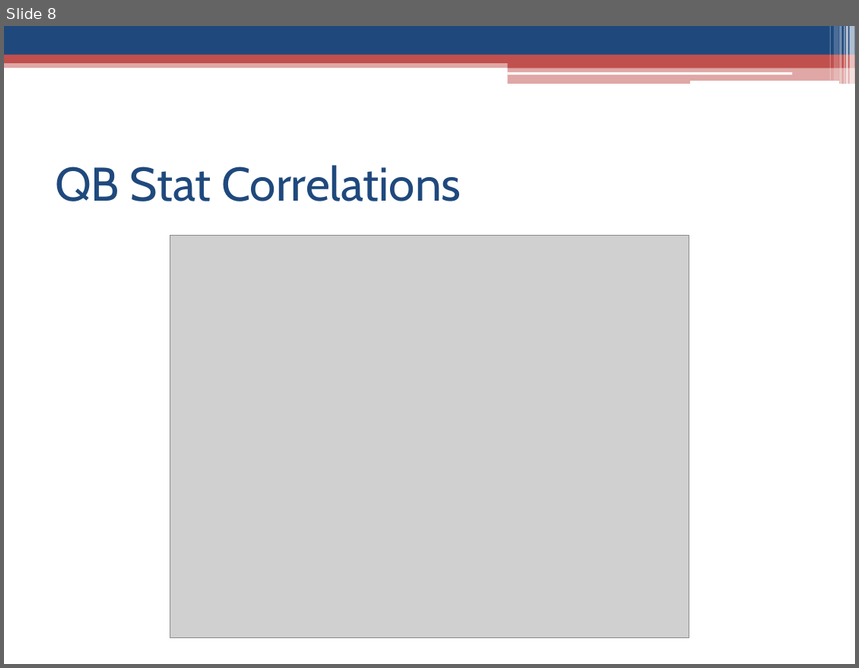
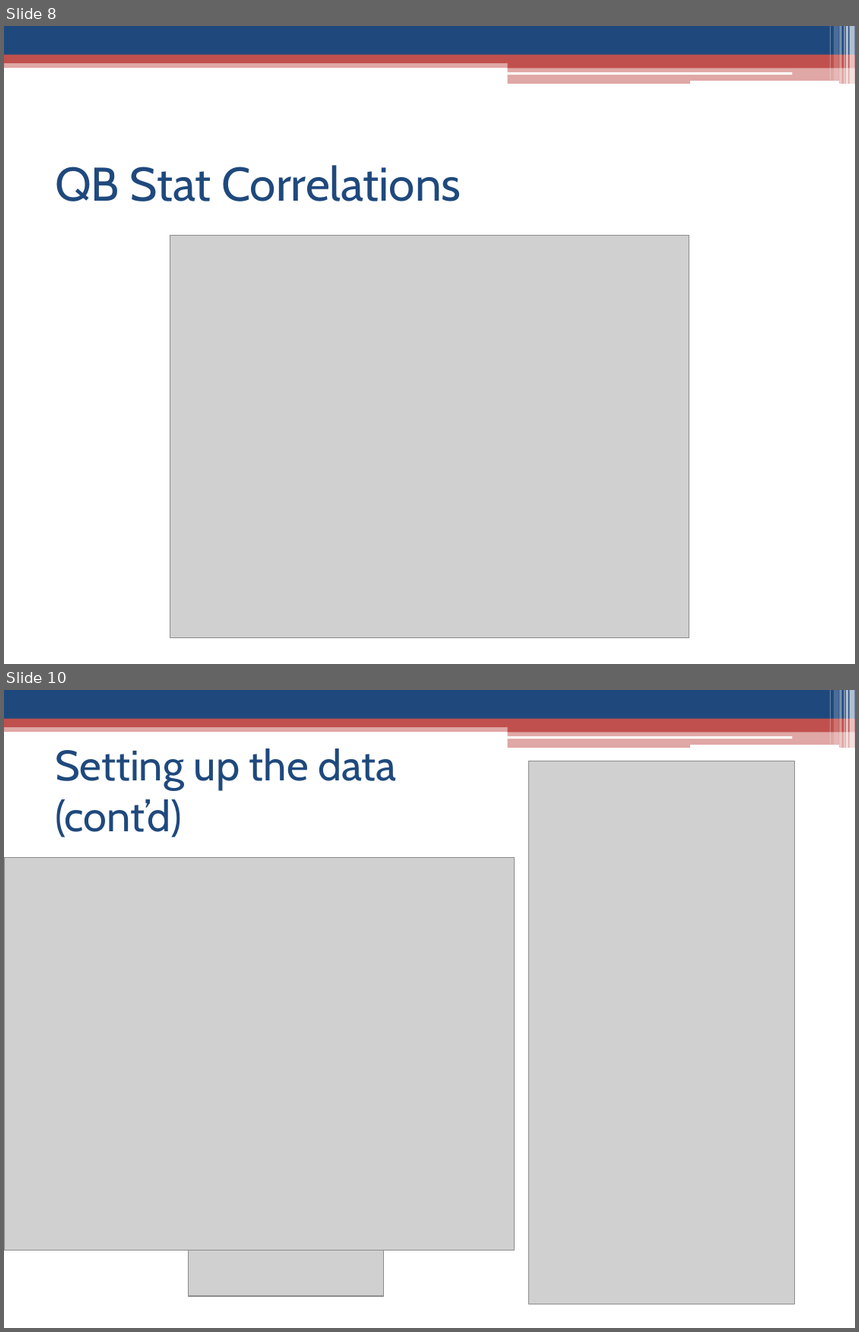
Before and after one commit to vyang91/DAT8, a slide deck: project/qb_projections/presentation.pptx. Shown one above the other, each under a label of ours: slide 8 before the commit, slides 8 and 10 after it; the slides between them are not shown. The pictures are 859x668 and 859x1332 pixels, drawn with LibreOffice and Linux fonts; fonts in the diff are those of the drawing; grey boxes stand for pictures. Boxes give left, top, right and bottom in pixels: in the first picture for what was removed or moved away, otherwise in the second. Text is boxed around its words. In the diff, an @@ line names an element or a change of style, - is before the commit and + after.

```diff
--- a/project/qb_projections/presentation.pptx
+++ b/project/qb_projections/presentation.pptx
@@ slide 10 added at [4, 690, 855, 1328], background #FFFFFF; not listed: 13 template elements that a slide beside it also shows @@
@@ title added at [55, 749, 396, 837], 36 pt, text #1F497D @@
+Setting up the data
+(cont’d)
@@ picture added at [529, 761, 794, 1305] @@
@@ picture added at [4, 858, 515, 1250] @@
@@ picture added at [189, 1250, 384, 1296] @@
```
Also in this commit, not shown: 1 slide changed, 3 other slides added, 1 slide removed, 10 other files.
